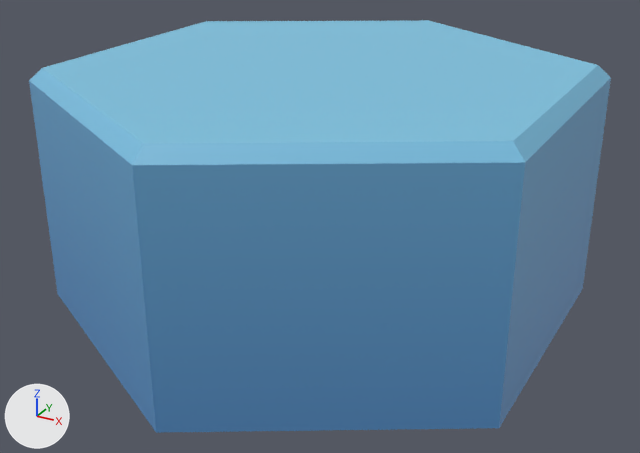
One commit to the glTF model assets/models/tiles/coast.glb: the scene before it, then after it.
Rendered twice from a 50 mm lens placed at (1.66, -3.04, 0.83), pointed at (0.03, -0.06, -0.66). Lighting does not change. The marker at lower left points along +X, +Y and +Z. The older version comes first. Where no turn or scale is listed for an object, it has been applied to the vertices. Vertices at exactly the same position are counted once.

The first picture shows 'tile'.
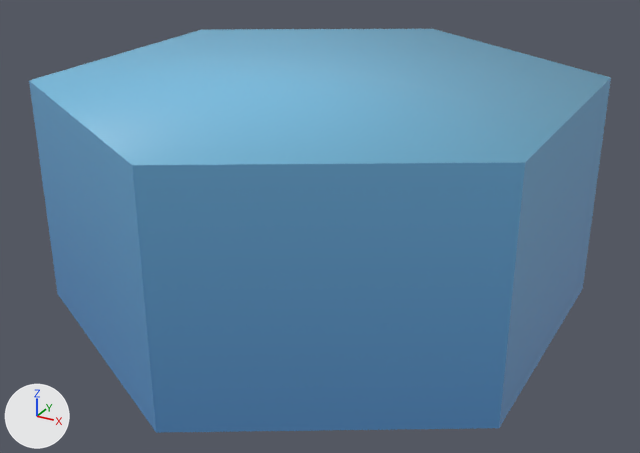
Boxes [x1, y1, x2, y2] around the edits, measured in the pictures (640 x 453 px):
'tile', reshaped: before [29, 20, 611, 433]; after [29, 29, 611, 433]
part 1 of me_terrain, cut back: before [29, 20, 611, 165]; after [29, 29, 611, 165]

The edits, one by one:
me_terrain is used by ob_tile; location (0.0, 0.0, 0.0).
me_terrain had 20 vertices, 36 faces and spanned x -1.0..1.0, y -1.15..1.15, z -1.0..0.0.
me_terrain now has 12 vertices, 16 faces and spans x -1.0..1.0, y -1.15..1.15, z -1.0..-0.05.
Part 1, on me_terrain:
8 vertices are removed from x -0.95..0.95, y -1.1..1.1, z -1.0..0.0.
24 faces are deleted.
4 new faces join them.
